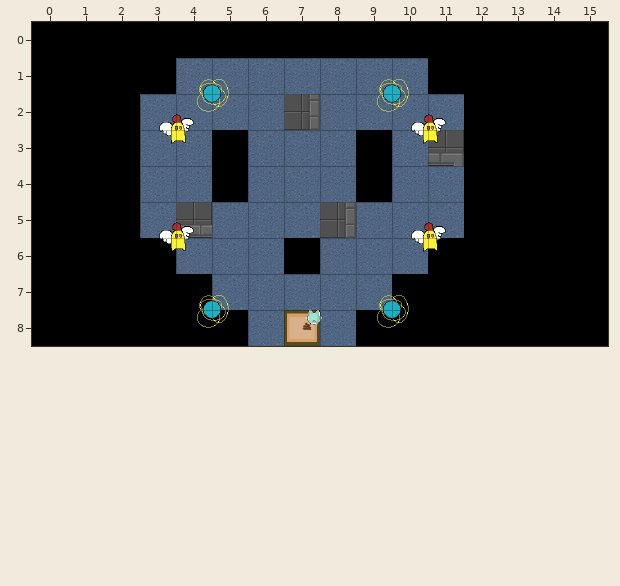
Two states of a Tiled map (JSON), assets/tiled/d1_11.json. The picture above was drawn from the file before the commit.
Cells are 64x64 px. Shown: x 0..15, y 0..8.
Once edited:
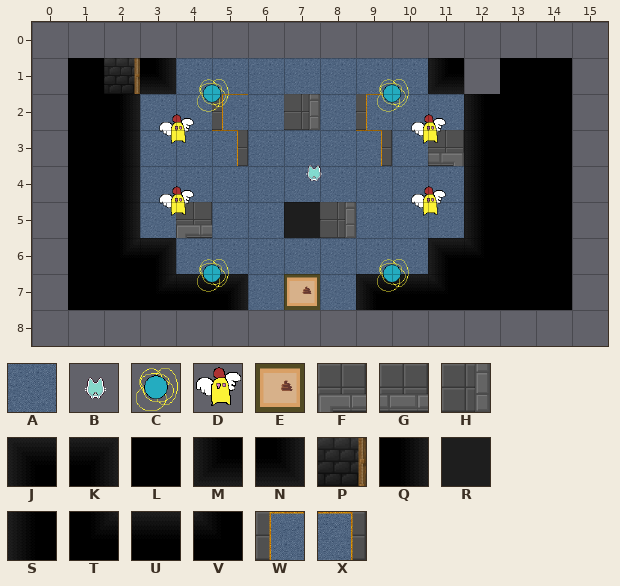
Key: from "room_tileset": A 25, B 26, C 27, D 28, E 30, F 51, G 52, H 53, J 90, K 91, L 113, M 115, N 116, P 117, Q 137, R 138, S 139, T 162, U 163, V 164, W 165, X 166.
_ is an empty cell.
Objects are placed by their top-left corner, in cells (3,4 is the top-left corner of cell 3,4); size is 1x1 cell unless given.
Tiles replaced or removed in this view: A, F, G, H.
The exact change:
Changed rows in their new state; . is an unchanged cell.
Layer "background":
first column x 0:
0 ________________
1 _.PN.......M_.._
2 _.Q..W...W..S.._
3 _.Q..X...X..S.._
4 _.Q.........S.._
5 _.Q....R....S.._
6 _.TK.......JV.._
7 _..TUK...JUV..._
8 ________________
Layer "holes" (now hidden):
removed: L at 0,0
removed: L at 1,0
removed: L at 3,0
removed: L at 2,0
removed: L at 4,0
removed: L at 8,0
removed: L at 14,0
removed: L at 15,0
removed: L at 7,0
removed: L at 10,0
removed: L at 9,0
removed: L at 13,0
removed: L at 5,0
removed: L at 11,0
removed: L at 6,0
removed: L at 12,0
removed: L at 0,1
removed: L at 2,1
removed: L at 3,1
removed: L at 15,1
removed: L at 11,1
removed: L at 12,1
removed: L at 0,2
removed: L at 2,2
removed: L at 15,2
removed: L at 12,2
removed: L at 0,3
removed: L at 2,3
removed: L at 12,3
removed: L at 15,3
removed: L at 9,3
removed: L at 5,3
removed: L at 0,4
removed: L at 2,4
removed: L at 12,4
removed: L at 15,4
removed: L at 5,4
removed: L at 9,4
removed: L at 0,5
removed: L at 2,5
removed: L at 12,5
removed: L at 15,5
removed: L at 0,6
removed: L at 2,6
removed: L at 12,6
removed: L at 15,6
removed: L at 3,6
removed: L at 11,6
removed: L at 7,6
removed: L at 0,7
removed: L at 11,7
removed: L at 4,7
removed: L at 3,7
removed: L at 15,7
removed: L at 10,7
removed: L at 0,8
removed: L at 1,8
removed: L at 9,8
removed: L at 10,8
removed: L at 3,8
removed: L at 11,8
removed: L at 4,8
removed: L at 5,8
removed: L at 12,8
removed: L at 14,8
removed: L at 15,8
removed: L at 2,8
removed: L at 13,8
Layer "portals":
changed: E "d1_10" at 7,8 -> E "d1_10" at 7,7
Layer "enemies":
changed: D "eA_0" at 3.5,5.5 -> D "eA_0" at 3.5,4.5
changed: D "eA_0" at 10.5,5.5 -> D "eA_0" at 10.5,4.5
changed: C "eO_0" at 4.5,7.5 -> C "eO_0" at 4.5,6.5
changed: C "eO_0" at 9.5,7.5 -> C "eO_0" at 9.5,6.5
Layer "player":
changed: B "Player" at 7.3,7.7 -> B "Player" at 7.3,3.7
Boxes around the changes in both pictures, in picture pixels (x1, y1, x2, y2):
changed: (32, 22, 608, 346)
